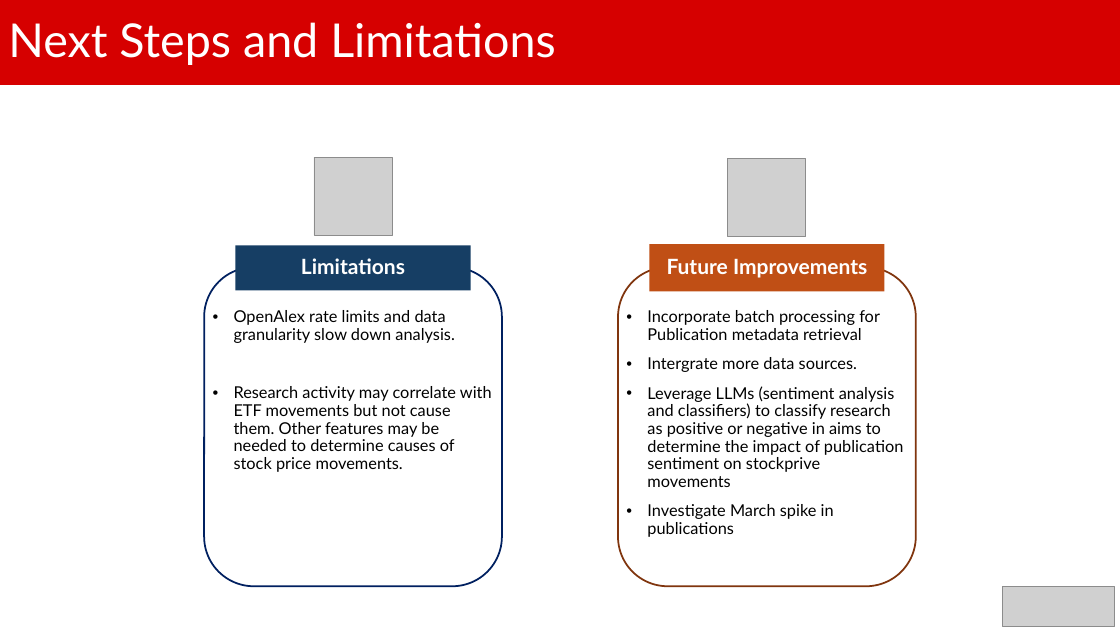
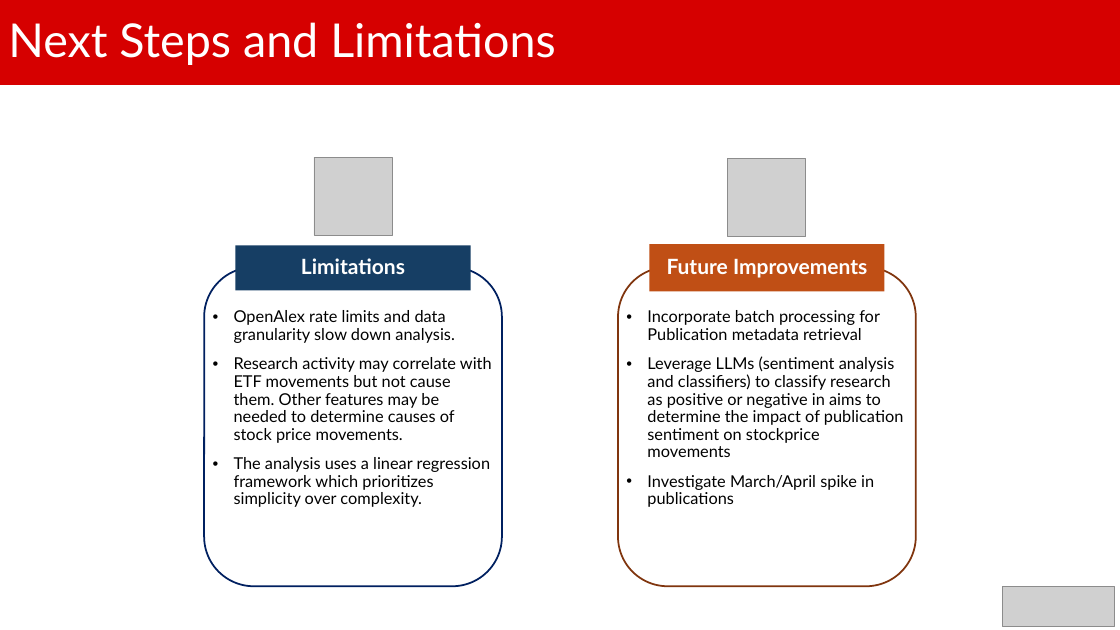
Before and after one commit to MusondaSinkala/stock-publication-analyzer, a slide deck: slide 6 of Musonda Sinkala - Technical Interview - Ghamut.pptx. Drawn at 1120x630 pixels with LibreOffice and Linux fonts; fonts in the diff are those of the drawing; grey boxes stand for pictures. Boxes give left, top, right and bottom in pixels: in the first picture for what was removed or moved away, otherwise in the second. Text is boxed around its words. In the diff, an @@ line names an element or a change of style, - is before the commit and + after.

```diff
--- a/Musonda Sinkala - Technical Interview - Ghamut.pptx
+++ b/Musonda Sinkala - Technical Interview - Ghamut.pptx
@@ text at (647, 356, 904, 507): text changed @@
-• Intergrate more data sources.
-• Leverage LLMs (sentiment analysis and classifiers) to classify research as positive or negative in aims to determine the impact of publication sentiment on stockprive movements
-• Investigate March spike in publications
+• Leverage LLMs (sentiment analysis and classifiers) to classify research as positive or negative in aims to determine the impact of publication sentiment on stockprice movements
+• Investigate March/April spike in publications
@@ text at (234, 457, 491, 507): paragraph added @@
+• The analysis uses a linear regression framework which prioritizes simplicity over complexity.
```
Also in this commit, not shown: 1 other slide changed, 2 other files.
